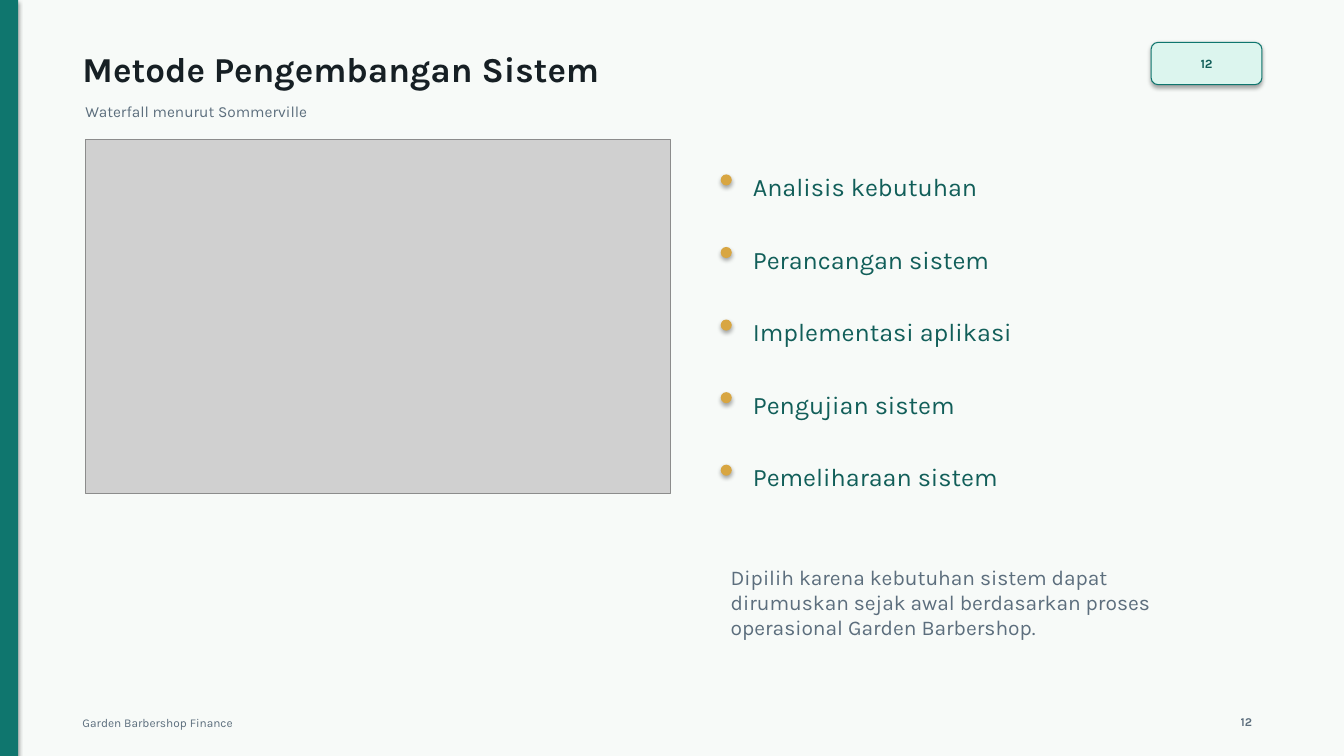
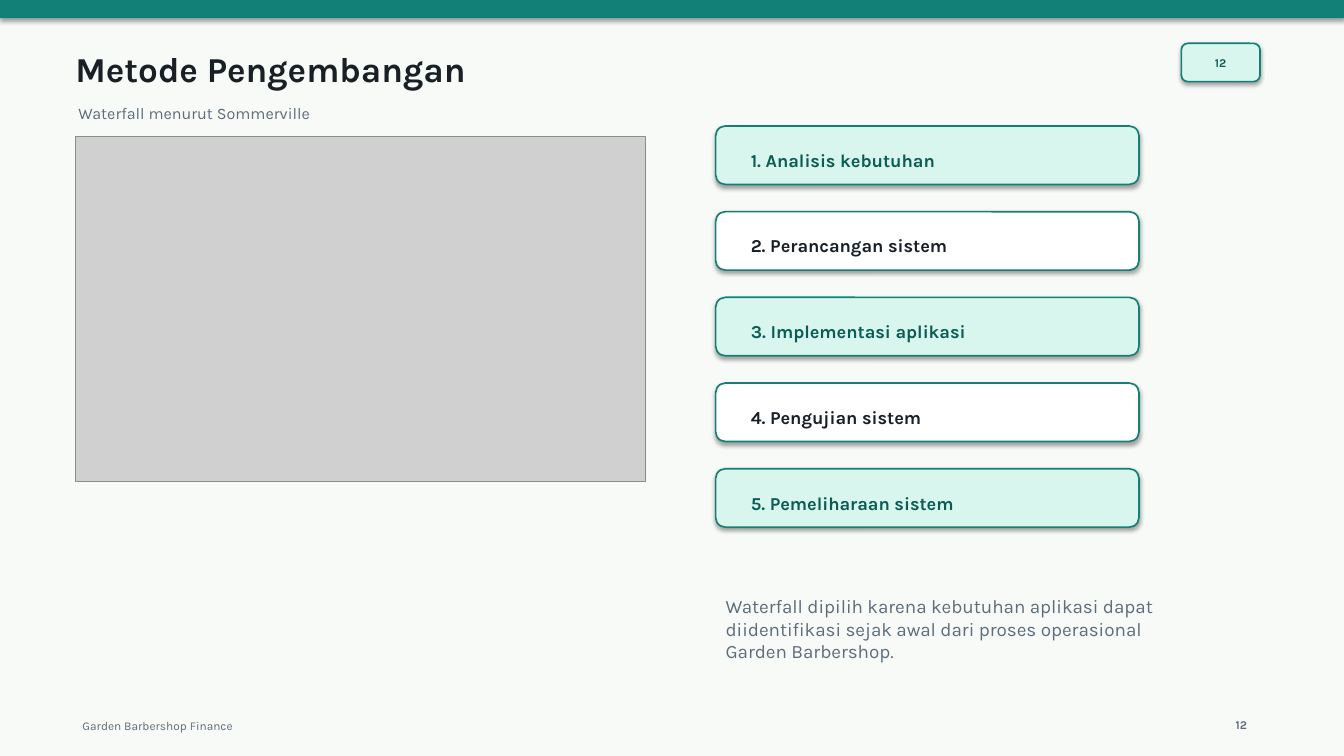
Before and after one commit to Anamsyahrul/garden_barbershop_finance, a slide deck: slide 12 of docs/Slides Proposal Skripsi.pptx. Drawn at 1344x756 pixels with LibreOffice and Linux fonts; fonts in the diff are those of the drawing; grey boxes stand for pictures. Boxes give left, top, right and bottom in pixels: in the first picture for what was removed or moved away, otherwise in the second. Text is boxed around its words. In the diff, an @@ line names an element or a change of style, - is before the commit and + after.

```diff
--- a/docs/Slides Proposal Skripsi.pptx
+++ b/docs/Slides Proposal Skripsi.pptx
@@ background #F7FAF8 to #F8FAF7 @@
@@ rectangle removed at (0, 0, 18, 756) @@
@@ rectangle added at (0, 0, 1344, 18), fill #128076 @@
@@ text at (75, 58, 466, 91): text changed; text colour #161F24 to #182026 @@
-Metode Pengembangan Sistem
+Metode Pengembangan
@@ text "12": place and size @@
-text "12" at (1201, 59, 1213, 68)
+text "12" at (1215, 59, 1226, 67)
@@ text "12" at (1215, 59, 1226, 67): size 9 to 8.5 pt, text colour #115E59 to #0C5C56 @@
@@ rounded rectangle: place and size @@
-rounded rectangle at (1151, 42, 1262, 85)
+rounded rectangle at (1182, 43, 1260, 82)
@@ rounded rectangle at (1182, 43, 1260, 82): fill #DCF5EE to #D8F6EE; outline #0F766E 0.75 pt to #128076 1.2 pt @@
@@ text "Waterfall menurut Sommerville": place and size @@
-text "Waterfall menurut Sommerville" at (85, 106, 307, 117)
+text "Waterfall menurut Sommerville" at (78, 108, 310, 119)
@@ text "Waterfall menurut Sommerville" at (78, 108, 310, 119): size 11 to 11.5 pt, text colour #5C6E7D to #5C6D7B @@
@@ picture: place and size @@
-picture at (86, 139, 670, 494)
+picture at (76, 136, 645, 482)
@@ rounded rectangle added at (716, 126, 1139, 185), fill #D8F6EE, outline #128076 1.2 pt @@
@@ ellipse removed at (721, 174, 732, 186) @@
@@ text at (751, 154, 935, 168): text changed; size 18 to 13 pt; text colour #115E59 to #0C5C56; bold on @@
-Analisis kebutuhan
+1. Analisis kebutuhan
@@ rounded rectangle added at (716, 212, 1139, 270), fill #FFFFFF, outline #128076 1.2 pt @@
@@ text at (751, 239, 947, 257): text changed; size 18 to 13 pt; text colour #115E59 to #182026; bold on @@
-Perancangan sistem
+2. Perancangan sistem
@@ ellipse removed at (721, 247, 732, 258) @@
@@ rounded rectangle added at (716, 297, 1139, 356), fill #D8F6EE, outline #128076 1.2 pt @@
@@ ellipse removed at (721, 320, 732, 331) @@
@@ text at (751, 325, 966, 343): text changed; size 18 to 13 pt; text colour #115E59 to #0C5C56; bold on @@
-Implementasi aplikasi
+3. Implementasi aplikasi
@@ rounded rectangle added at (716, 383, 1139, 442), fill #FFFFFF, outline #128076 1.2 pt @@
@@ ellipse removed at (721, 392, 732, 403) @@
@@ text at (751, 411, 921, 429): text changed; size 18 to 13 pt; text colour #115E59 to #182026; bold on @@
-Pengujian sistem
+4. Pengujian sistem
@@ rounded rectangle added at (716, 469, 1139, 527), fill #D8F6EE, outline #128076 1.2 pt @@
@@ ellipse removed at (721, 465, 732, 476) @@
@@ text at (751, 497, 953, 511): text changed; size 18 to 13 pt; text colour #115E59 to #0C5C56; bold on @@
-Pemeliharaan sistem
+5. Pemeliharaan sistem
@@ text at (726, 600, 1153, 663): text changed; size 15 to 13.5 pt; text colour #5C6E7D to #5C6D7B @@
-Dipilih karena kebutuhan sistem dapat dirumuskan sejak awal berdasarkan proses operasional Garden Barbershop.
+Waterfall dipilih karena kebutuhan aplikasi dapat diidentifikasi sejak awal dari proses operasional Garden Barbershop.
@@ text "Garden Barbershop Finance" at (82, 722, 233, 733): text colour #5C6E7D to #5C6D7B @@
@@ text "12" at (1236, 721, 1247, 729): text colour #5C6E7D to #5C6D7B @@
```
Also in this commit, not shown: 11 other slides changed, 6 slides added, 6 slides removed.
